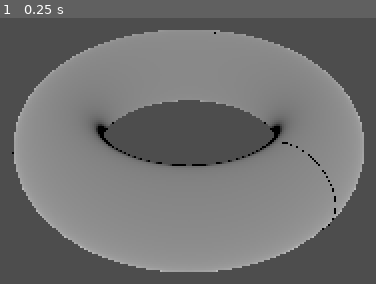
Above: before the commit, frame 1.
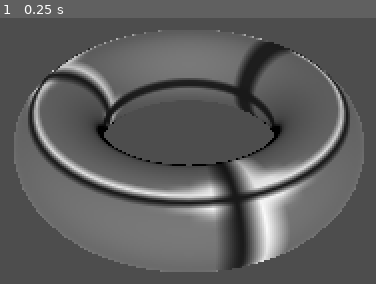
Above: after the commit, the same moment.

Repository: AndyDrewE/TicTacToeTorus
Game: Godot game, scene res://Scene/main.tscn
Two runs of this game, one before a commit and one after it. Both use one fixed random seed, a clock stepped at 60 frames per second and the inputs below.
Inputs:
- Up to frame 1 (0.25 s): no input

The runs differ from the first frame. In frame 1, 47% of the frame differs, in the area x 3-97%, y 4-96%.

Commit message:
Progress

Diff:
--- /dev/null
+++ b/Scene/game_map_2d.tscn
@@ -0,0 +1,10 @@
+[gd_scene load_steps=2 format=3 uid="uid://356ebwt7cg3j"]
+
+[ext_resource type="PackedScene" uid="uid://cymxqfmcvmhlq" path="res://Scene/tic_tac_toe_2d.tscn" id="1_tethi"]
+
+[node name="game_map_2D" type="SubViewport"]
+disable_3d = true
+handle_input_locally = false
+size = Vector2i(52, 52)
+
+[node name="tic_tac_toe_2D" parent="." instance=ExtResource("1_tethi")]
--- a/Scene/game_torus.tscn
+++ b/Scene/game_torus.tscn
@@ -1,21 +1,25 @@
-[gd_scene load_steps=6 format=3 uid="uid://caok1xvh4fjgy"]
+[gd_scene load_steps=7 format=3 uid="uid://caok1xvh4fjgy"]
 
 [ext_resource type="Script" path="res://Scripts/torus_board.gd" id="1_0fcjs"]
-[ext_resource type="Script" path="res://addons/draw3d/draw_3d.gd" id="2_mv1dv"]
+[ext_resource type="PackedScene" uid="uid://356ebwt7cg3j" path="res://Scene/game_map_2d.tscn" id="2_o3n0c"]
+
+[sub_resource type="ViewportTexture" id="ViewportTexture_n4ean"]
+viewport_path = NodePath("game_map_2D")
+
+[sub_resource type="StandardMaterial3D" id="StandardMaterial3D_o7clp"]
+resource_local_to_scene = true
+albedo_texture = SubResource("ViewportTexture_n4ean")
 
 [sub_resource type="ORMMaterial3D" id="ORMMaterial3D_v581o"]
 
 [sub_resource type="TorusMesh" id="TorusMesh_mkkrd"]
 material = SubResource("ORMMaterial3D_v581o")
 
-[sub_resource type="ImmediateMesh" id="ImmediateMesh_0tbo4"]
-
 [node name="game_torus" type="Node3D"]
 
 [node name="torus_board" type="MeshInstance3D" parent="."]
+material_override = SubResource("StandardMaterial3D_o7clp")
 mesh = SubResource("TorusMesh_mkkrd")
 script = ExtResource("1_0fcjs")
 
-[node name="board" type="MeshInstance3D" parent="torus_board"]
-mesh = SubResource("ImmediateMesh_0tbo4")
-script = ExtResource("2_mv1dv")
+[node name="game_map_2D" parent="." instance=ExtResource("2_o3n0c")]
--- a/Scene/tic_tac_toe_2d.tscn
+++ b/Scene/tic_tac_toe_2d.tscn
@@ -6,11 +6,8 @@
 
 [node name="tic_tac_toe_2D" type="TextureRect"]
 custom_minimum_size = Vector2(52, 52)
-offset_left = 360.0
-offset_top = 120.0
-offset_right = 412.0
-offset_bottom = 172.0
-scale = Vector2(8, 8)
+offset_right = 52.0
+offset_bottom = 52.0
 texture = ExtResource("1_0nk7m")
 script = ExtResource("2_ofpme")
 
--- a/Scripts/torus_board.gd
+++ b/Scripts/torus_board.gd
@@ -1,26 +1,11 @@
 extends MeshInstance3D
 
-@onready var board = $board
 
 # Called when the node enters the scene tree for the first time.
 func _ready():
-	draw_board()
+	pass
 
 
 # Called every frame. 'delta' is the elapsed time since the previous frame.
 func _process(delta):
 	pass
-
-func draw_board():
-	##Draw Vertical lines
-	var radius = (mesh.outer_radius - mesh.inner_radius)/2
-	board.clear()
-	var orientation = board._scale_basis(radius)
-
-	for i in range(3):
-		var x = (mesh.inner_radius + radius)*cos(i*TAU/3)
-		var y = 0
-		var z = (mesh.inner_radius + radius)*sin(i*TAU/3)
-		var center = Vector3(x,y,z)
-		orientation = orientation.rotated(Vector3.RIGHT, TAU/4)
-		board.circle(center, orientation, Color.BLACK)
--- /dev/null
+++ b/Shaders/game_map_2d.gdshader
@@ -0,0 +1,14 @@
+shader_type canvas_item;
+
+void vertex() {
+	// Called for every vertex the material is visible on.
+}
+
+void fragment() {
+	// Called for every pixel the material is visible on.
+}
+
+//void light() {
+	// Called for every pixel for every light affecting the CanvasItem.
+	// Uncomment to replace the default light processing function with this one.
+//}
